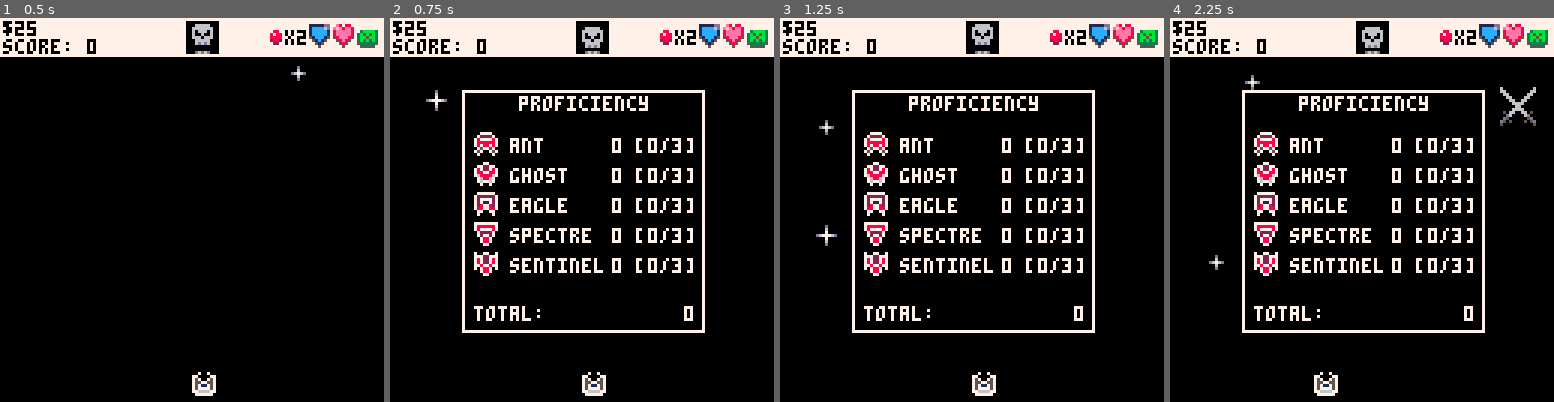
Above: before the commit, frames 1-4 (left to right).
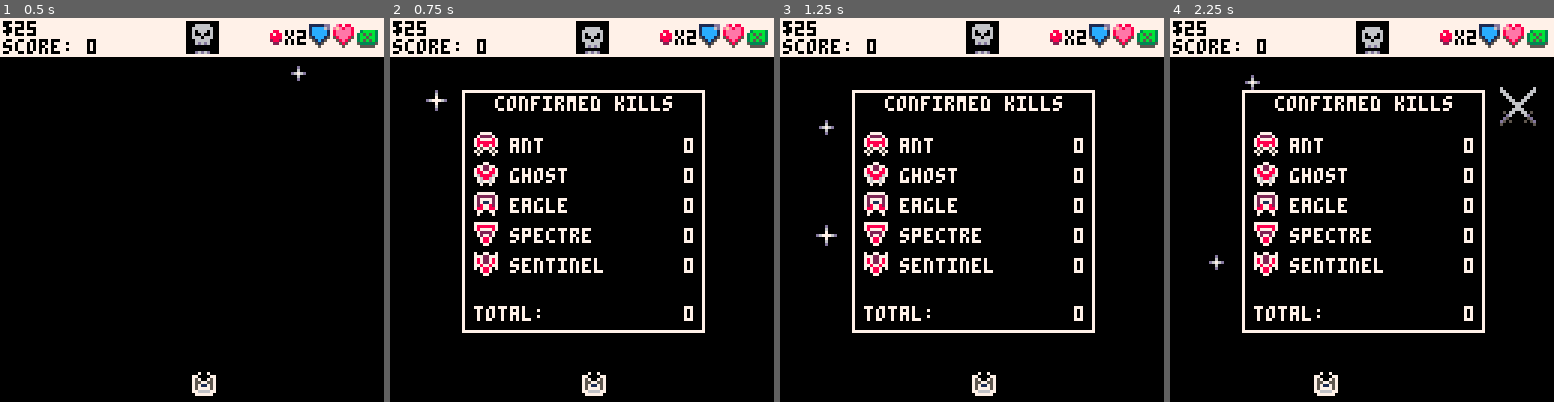
Above: after the commit, the same moments.

Repository: NinetiesPaul/Orion-s-Defender
Game: PICO-8 cartridge orionsdefender.p8
Same seed, same stepped clock (60 frames per second), same inputs: the game is played once before the commit and once after it.
Inputs:
- Up to frame 1 (0.5 s): tap O (Z key) at 0.33 s
- Up to frame 2 (0.75 s): tap O (Z key) at 0.7 s
- Up to frame 3 (1.25 s): tap X (X key) at 1.07 s
- Up to frame 4 (2.25 s): tap O (Z key) at 1.43, 2.22 s; hold Left from 1.97 s (still down); tap X (X key) at 2.07 s

Frame 1 is identical in both runs. In frame 2, 2.2% of the frame differs, in the area x 27-78%, y 20-67%; in frame 3, 2.2%; in frame 4, 2.2%.

Commit message:
improved status exhibition

Diff:
--- a/orionsdefender.p8
+++ b/orionsdefender.p8
@@ -23,6 +23,7 @@
 	clock = 0
 	current_view = views[6]
 	show_stats = false
+	stats_page = 1
 	help_text_y = 0
 	stars = {}
 
@@ -276,22 +277,34 @@
 		foreach(encounters, draw_encounter)
 
 		if show_stats then
-			rect(24,24,104,104, 7)
-			palt(0, false) rectfill(25,25,103,103, 0) palt(0, true)
-			-- add page like system for proficiency and kills [wれとp]
-			print("proficiency", 43, 26, 7)
-
-			linect = 0
-			for e in all(enemy_list) do
-				spr(e.spr_ok, 28, 38 + linect * 10)
-				print(e.name, 40, 40 + linect * 10, 7)
-				print(e.n_destroyed.." ["..e.knowledge_level .. "/3]", 74, 40 + linect * 10, 7)
-
-				linect+=1
-			end
-
-			print("total: ", 28, 96, 7)
-			print(total_enemies_destroyed, 98, 96, 7)
+			if stats_page == 1 then
+				rect(24,24,104,104, 7)
+				palt(0, false) rectfill(25,25,103,103, 0) palt(0, true)
+				print("confirmed kills", 35, 26, 7)
+
+				linect = 0
+				for e in all(enemy_list) do
+					spr(e.spr_ok, 28, 38 + linect * 10)
+					print(e.name, 40, 40 + linect * 10, 7)
+					print(e.n_destroyed, 98, 40 + linect * 10, 7)
+					linect+=1
+				end
+
+				print("total: ", 28, 96, 7)
+				print(total_enemies_destroyed, 98, 96, 7)
+			elseif stats_page == 2 then
+				rect(24,24,104,104, 7)
+				palt(0, false) rectfill(25,25,103,103, 0) palt(0, true)
+				print("proficiency", 43, 26, 7)
+
+				linect = 0
+				for e in all(enemy_list) do
+					spr(e.spr_ok, 28, 38 + linect * 10)
+					print(e.name, 40, 40 + linect * 10, 7)
+					print(e.knowledge_level .. "/3", 90, 40 + linect * 10, 7)
+					linect+=1
+				end
+			end
 		end
 	end
 
@@ -405,6 +418,14 @@
 				show_stats = false
 			else
 				show_stats = true
+			end
+		end
+
+		if show_stats then
+			if btnp(0) then
+				if (stats_page > 1) stats_page -=1
+			elseif btnp(1) then
+				if (stats_page < 2) stats_page +=1
 			end
 		end
 	end
